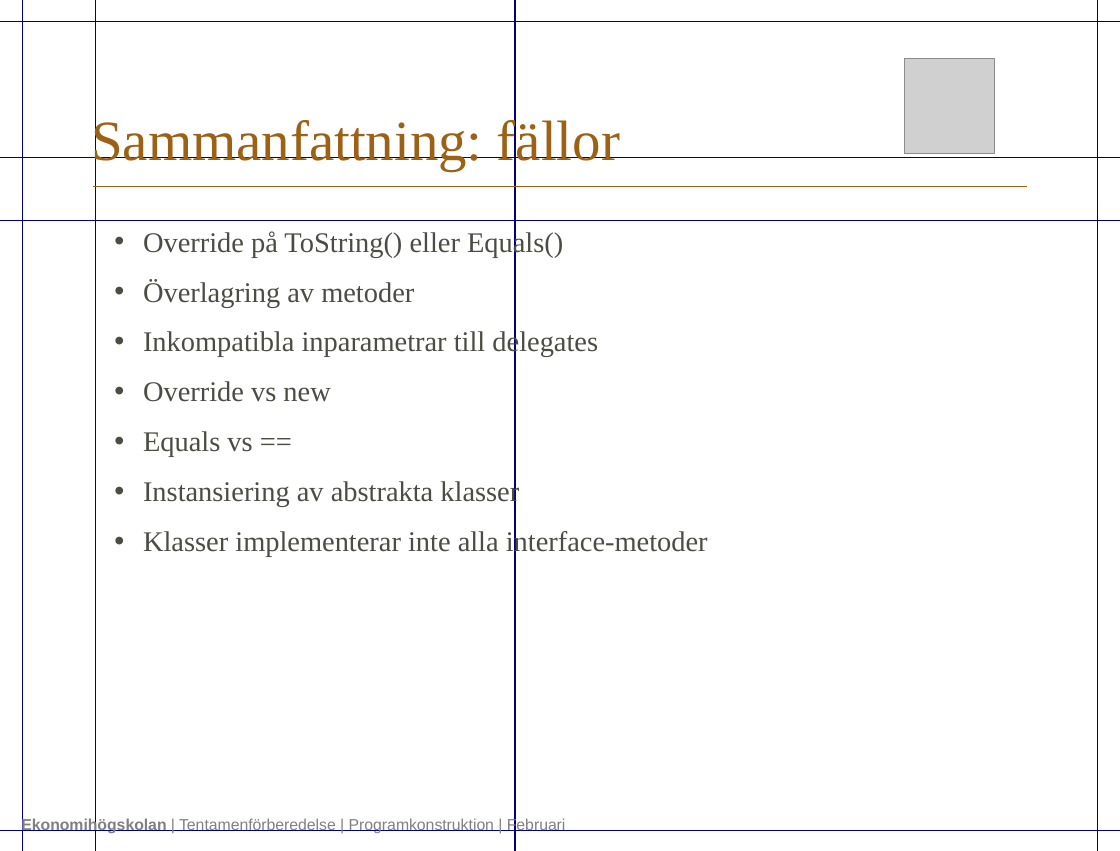
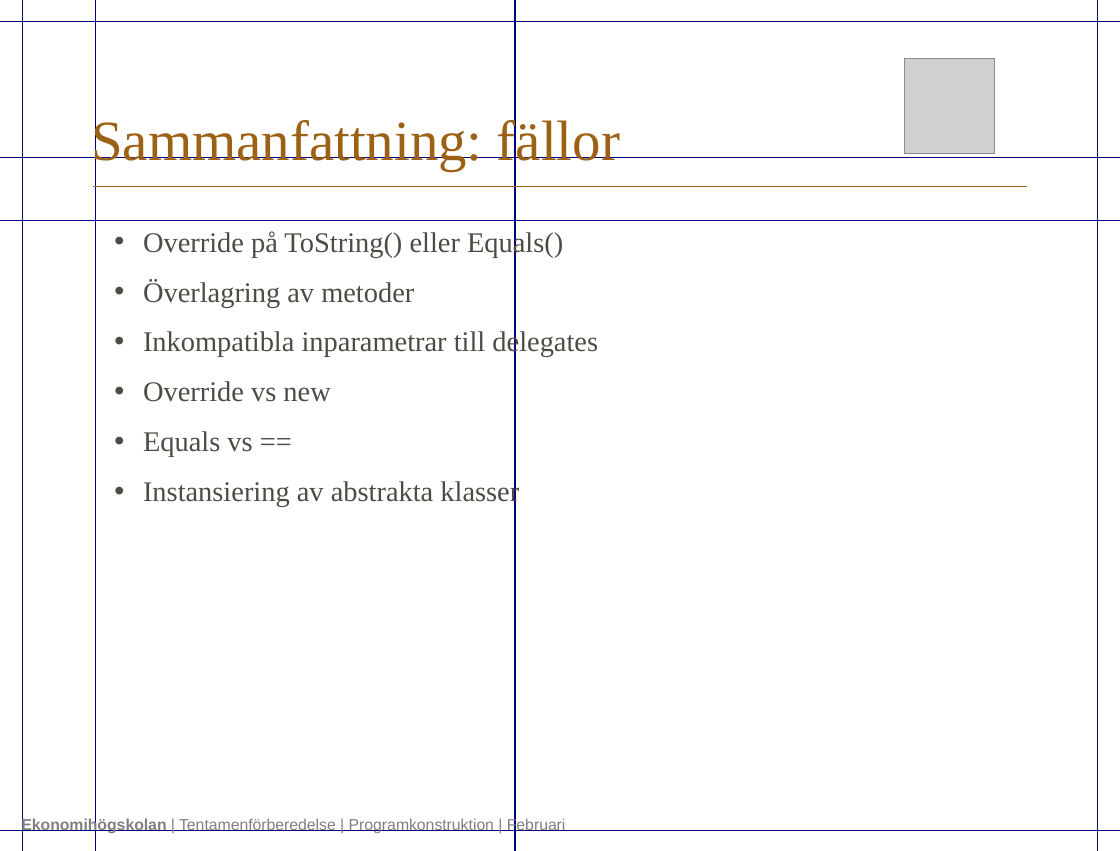
Before and after one commit to submarines-and/Exam-Preparations, a slide deck: slide 3 of PK/Tentamenförberedelse_SYSA14_PK_FEB.pptx. Drawn at 1120x851 pixels with LibreOffice and Linux fonts; fonts in the diff are those of the drawing; grey boxes stand for pictures; background and template pictures are left out. Boxes give left, top, right and bottom in pixels: in the first picture for what was removed or moved away, otherwise in the second. Text is boxed around its words. In the diff, an @@ line names an element or a change of style, - is before the commit and + after.

```diff
--- a/PK/Tentamenförberedelse_SYSA14_PK_FEB.pptx
+++ b/PK/Tentamenförberedelse_SYSA14_PK_FEB.pptx
@@ text at bbox=[143, 529, 708, 556]: paragraph removed @@
-• Klasser implementerar inte alla interface-metoder
```
Also in this commit, not shown: 4 other slides changed.
